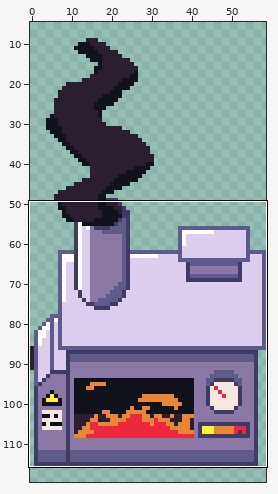
Two versions of one pixel-art file, Incinerator/Incinerator.aseprite. Above, an overview of the earlier version with the close-up marked.
Close-up. The starting point:
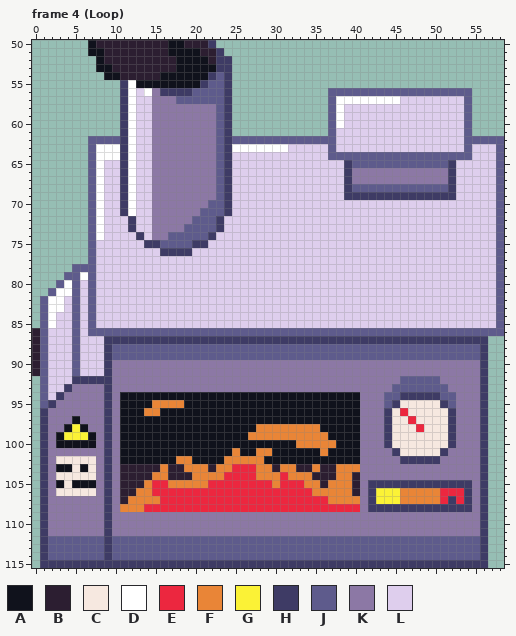
59x124 pixels, 10 frames. Shown: frame 4 (Loop): x 0..58, y 50..115. The wide view leaves out empty margins. The commit also changed other frames or places, which this record leaves out.
Palette (. is transparent): A #10121c  B #2c1e31  C #f6e8e0  D #ffffff  E #ec273f  F #e98537  G #fbf236  H #3e3b65  J #5e5b8c  K #8c78a5  L #deceed
Now the later version:
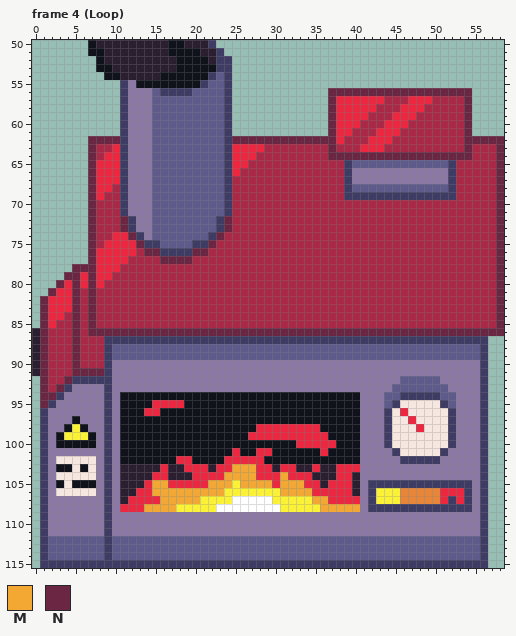
Colours new in this view: M #f3a833  N #6b2643
The edit:
colour L: #deceed -> #ac2847
Frame 4 (Loop), layers "Fire", "Base":
y 55: x 12 D -> K
y 56: x 12..15 DLDK -> KKKJ; x 37..54 JJJJJJJJJJJJJJJJJJ -> NNNNNNNNNNNNNNNNNN
y 57: x 12..17 DLLKKK -> KKKJJJ; x 37..45 JDDDDDDDD -> NEEEEEELL; x 47..49 LLL -> EEE; x 54 J -> N
y 58: x 12..22 DLLKKKKKKKK -> KKKJJJJJJJJ; x 37..42 JDLLLL -> NEEEEE; x 46..48 LLL -> EEE; x 54 J -> N
y 59: x 12..22 DLLKKKKKKKK -> KKKJJJJJJJJ; x 37..41 JDLLL -> NEEEE; x 45..47 LLL -> EEE; x 54 J -> N
y 60: x 12..22 DLLKKKKKKKK -> KKKJJJJJJJJ; x 37..40 JDLL -> NEEE; x 44..46 LLL -> EEE; x 54 J -> N
y 61: x 12..22 DLLKKKKKKKK -> KKKJJJJJJJJ; x 37..39 JLL -> NEE; x 43..45 LLL -> EEE; x 54 J -> N
y 62: x 7..10 JJJJ -> NNNN; x 12..22 DLLKKKKKKKK -> KKKJJJJJJJJ; x 25..38 JJJJJJJJJJJJJL -> NNNNNNNNNNNNNE; x 42..44 LLL -> EEE; x 54..58 JJJJJ -> NNNNN
y 63: x 7..10 JDDD -> NLLE; x 12..22 DLLKKKKKKKK -> KKKJJJJJJJJ; x 25..31 DDDDDDD -> EEEELLL; x 37 J -> N; x 41..43 LLL -> EEE; x 54 J -> N; x 58 J -> N
y 64: x 7..10 JDDD -> NLEE; x 12..22 DLLKKKKKKKK -> KKKJJJJJJJJ; x 25..27 LLL -> EEE; x 37..54 JJJJJJJJJJJJJJJJJJ -> NNNNNNNNNNNNNNNNNN; x 58 J -> N
y 65: x 7..10 JDLL -> NEEE; x 12..22 DLLKKKKKKKK -> KKKJJJJJJJJ; x 25..26 LL -> EE; x 58 J -> N
y 66: x 7..10 JDLL -> NEEE; x 12..22 DLLKKKKKKKK -> KKKJJJJJJJJ; x 25 L -> E; x 58 J -> N
y 67: x 7..10 JDLL -> NEEE; x 12..22 DLLKKKKKKKK -> KKKJJJJJJJJ; x 58 J -> N
y 68: x 7..9 JDL -> NEE; x 12..22 DLLKKKKKKKK -> KKKJJJJJJJJ; x 58 J -> N
y 69: x 7..8 JD -> NE; x 12..22 DLLKKKKKKKK -> KKKJJJJJJJJ; x 58 J -> N
y 70: x 7..8 JD -> NL; x 12..21 DLLKKKKKKK -> KKKJJJJJJJ; x 58 J -> N
y 71: x 7..8 JD -> NL; x 12..20 DLLKKKKKK -> KKKJJJJJJ; x 58 J -> N
y 72: x 7..8 JD -> NL; x 11 L -> N; x 13..19 LLKKKKK -> KKJJJJJ; x 24 L -> N; x 58 J -> N
y 73: x 7..8 JD -> NL; x 11 L -> N; x 13..18 LLKKKK -> KKJJJJ; x 24 L -> N; x 58 J -> N
y 74: x 7..8 JD -> NL; x 10..12 LLL -> EEN; x 14..16 LKK -> KJJ; x 23 L -> N; x 58 J -> N
y 75: x 7 J -> N; x 9..13 LLLLL -> EEEEN; x 22 L -> N; x 58 J -> N
y 76: x 7..12 JLLLLL -> NEEEEE; x 14..15 LL -> NN; x 20..21 LL -> NN; x 58 J -> N
y 77: x 7..11 JLLLL -> NEEEE; x 16..19 LLLL -> NNNN; x 58 J -> N
y 78: x 5..10 JJJLLL -> NNNEEE; x 58 J -> N
y 79: x 4..9 JJDJLL -> NNENEE; x 58 J -> N
y 80: x 3..8 JDJLJL -> NENENE; x 58 J -> N
y 81: x 2..5 JDDJ -> NEEN; x 7 J -> N; x 58 J -> N
y 82..83: x 1..5 JDDLJ -> NEEEN; x 7 J -> N; x 58 J -> N
y 84: x 1..3 JDL -> NEE; x 5 J -> N; x 7 J -> N; x 58 J -> N
y 85: x 1..2 JD -> NE; x 5 J -> N; x 7 J -> N; x 58 J -> N
y 86: x 1 J -> N; x 5 J -> N; x 7..58 JJJJJJJJJJJJJJJJJJJJJJJJJJJJJJJJJJJJJJJJJJJJJJJJJJJJ -> NNNNNNNNNNNNNNNNNNNNNNNNNNNNNNNNNNNNNNNNNNNNNNNNNNNN
y 87..90: x 1 J -> N; x 5 J -> N
y 91: x 1 J -> N; x 5..8 JLLL -> NNNN
y 92: x 1 J -> N; x 4 L -> N
y 93: x 1 J -> N; x 3 L -> N
y 94: x 1..2 JL -> NN
y 95: x 1 J -> N; x 15..18 FFFF -> EEEE
y 96: x 14..15 FF -> EE
y 98: x 28..35 FFFFFFFF -> EEEEEEEE
y 99: x 27..36 FFFFFFFFFF -> EEEEEEEEEE
y 100: x 33..37 FFFFF -> EEEEE
y 101: x 25 F -> E; x 28..29 FF -> EE; x 36 F -> E
y 102: x 18..19 FF -> EE; x 24..28 FFFFF -> EEEEE
y 103: x 16 F -> E; x 19..21 FFF -> EEE; x 23..29 FFEEEFF -> EEMMMEE; x 31..32 FF -> EE; x 35 F -> E; x 38..40 FFF -> EEE
y 104: x 15..16 FF -> EE; x 20..34 FFFFEEEEFFFEFFF -> EEEEMMMMEEEMEEE; x 38..39 FF -> EE
y 105: x 14..35 FEEFFFFFEEEEEEEEFEEEFF -> EMMEEEEEMMMGMMMMEMMMEE; x 37..39 FFF -> EEE
y 106: x 13..39 FFEEEEEEEEEEEEEEEEEEEEFFFFF -> EEMMMMMMMMMGGGGGGGMMMMEEEEE
y 107: x 12..40 FFFFEEEEEEEEEEEEEEEEEEEEEFFFF -> EEEEMMMMMGGGGDDDDDGGGGGMMEEEE
y 108: x 11..40 FFFEEEEEEEEEEEEEEEEEEEEEEEEEEE -> EEEMMMMGGGGGDDDDDDDDGGGGGMMMMM
Changed places in both close-ups, as pixel boxes (x1, y1, x2, y2):
changed: (40, 80, 504, 416)
changed: (120, 424, 360, 512)
